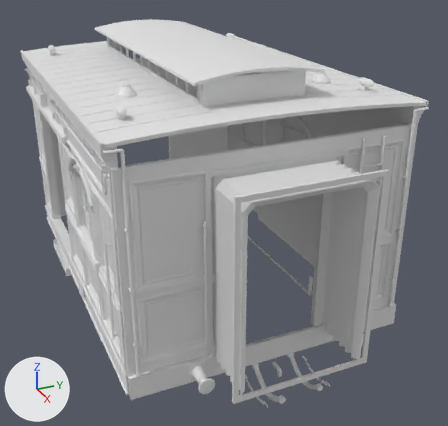
The Blender file assets/train/CrewSaloon.blend as it was, and as the next commit left it.
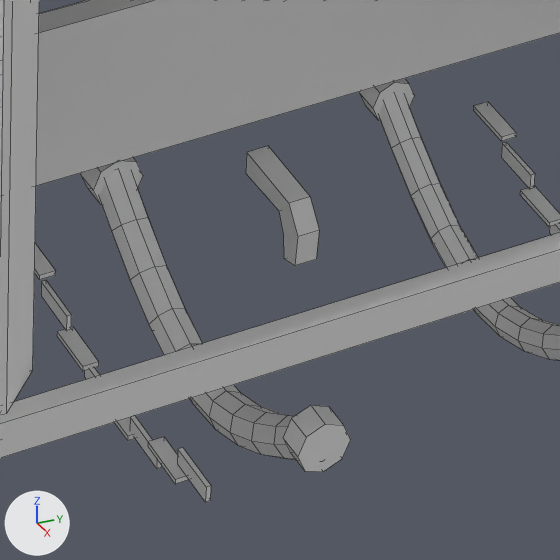
Old and new are each drawn whole from a 50 mm camera at (-3.01, -11.26, 16.31) aimed at (-30.49, 1.1, 2.58) and again close up on the part from 54% to 70% of the width and 80% to 97% of the height. Lighting does not change. The marker at lower left points along +X, +Y and +Z. The older version's two pictures come first. The close-ups show mesh edges as thin lines.

In view in the first close-up: 'CrewSaloon_Fittings'.
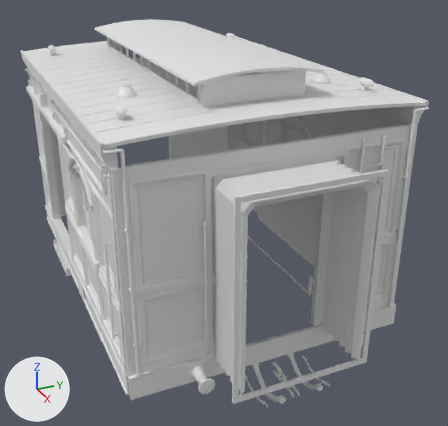
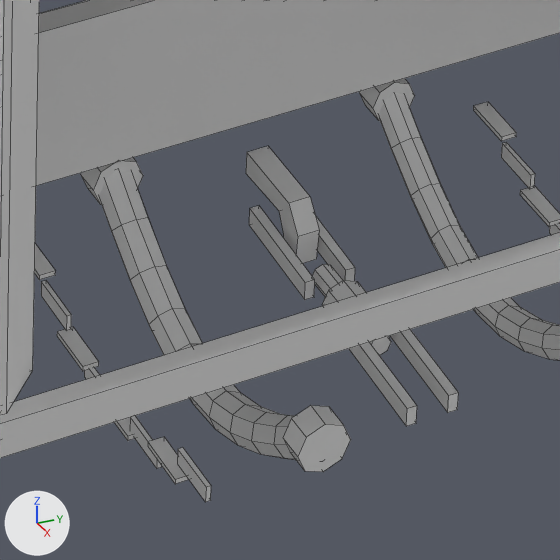
Location of each change, [x1, y1, x2, y2] in pixels of the close-ups (560 x 560 px):
part 1 of me_crewsaloon_fittings, added
    after: [312, 264, 391, 355]
part 2 of me_crewsaloon_fittings, added
    after: [322, 280, 367, 306]
part 3 of me_crewsaloon_fittings, added
    after: [249, 206, 459, 426]

The change in detail:
me_crewsaloon_fittings is used by ob_crewsaloon_fittings; location (-31.6, 0.0, 2.4).
me_crewsaloon_fittings had 2028 vertices, 1830 faces and spanned x -11.4..11.4, y -6.6..6.6, z -6.2..6.2.
me_crewsaloon_fittings now has 2106 vertices, 1896 faces and spans x -11.4..11.4, y -6.6..6.6, z -6.2..6.2.
me_crewsaloon_fittings part 1: a new loose piece, an 8-sided cylinder along x spanning x 9.77..10.43, y -0.07..0.07, z -4.03..-3.89, in mat_iron (white #e7e7e7).
me_crewsaloon_fittings part 2: a new loose piece, an 8-sided cylinder along x spanning x 10.0..10.2, y -0.13..0.13, z -4.09..-3.83, in mat_iron (white #e7e7e7).
Part 3, on me_crewsaloon_fittings:
16 vertices are added at x 9.2..10.3, y -0.2..0.2, z -4.0..-3.9.
16 new vertices lie (0.7, 0.0, 0.0) away from vertices in x 9.2..10.3, y -0.2..0.2, z -4.0..-3.9.
24 new faces join them, mat_iron (white #e7e7e7).
Other edits to the shape of me_crewsaloon_fittings do not show in these pictures.
